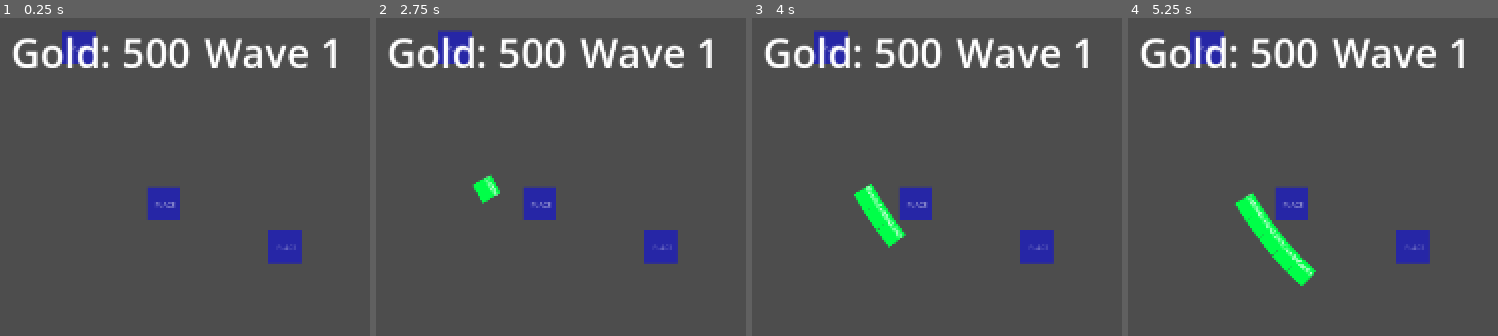
Above: before the commit, frames 1-4 (left to right).
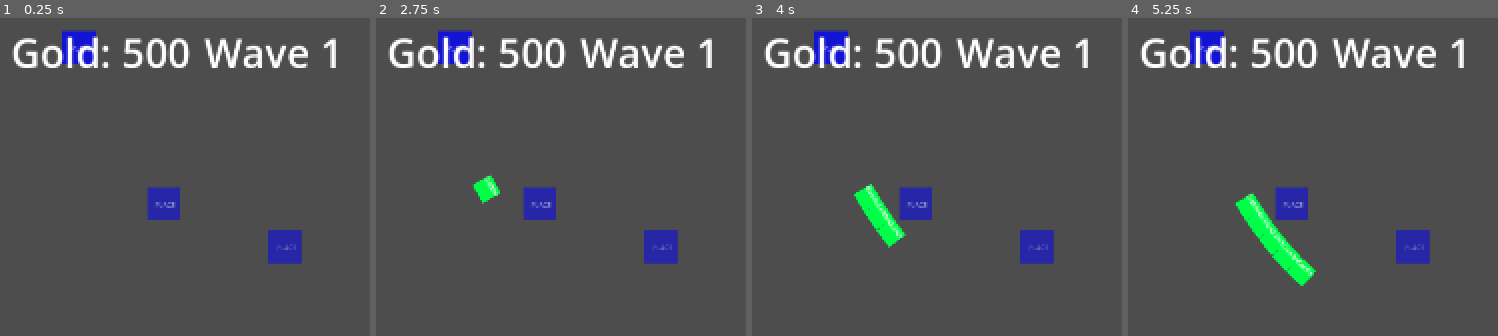
Above: after the commit, the same moments.

Repository: ookeooke/Test-1-Godot
Game: Godot game, scene res://node_2d.tscn
Two runs of this game, one before a commit and one after it. Both use one fixed random seed, a clock stepped at 60 frames per second and the inputs below.
Inputs (mouse positions are in pixels of both pictures, inside the frame that each line leads up to):
- Up to frame 1 (0.25 s): no input
- Up to frame 2 (2.75 s): tap Enter at 0.5, 2 s; drag from (660, 246) to (453, 46) at 0.52 s; tap Space at 1.25 s; drag from (538, 202) to (outside the picture) at 1.27 s; move the mouse to (453, 46) at 2.02 s; click (453, 46) at 2.17 s
- Up to frame 3 (4 s): tap Space at 2.75 s; drag from (outside the picture) to (914, 202) at 2.77 s; tap Enter at 3.5 s; move the mouse to (outside the picture) at 3.52 s; click (outside the picture) at 3.67 s
- Up to frame 4 (5.25 s): tap Space at 4.25 s; drag from (1142, 329) to (1383, 237) at 4.27 s; move the mouse to (outside the picture) at 5.02 s; click (outside the picture) at 5.17 s

The runs differ from the first frame. In frame 1, 0.7% of the frame differs, in the area x 16-26%, y 4-15%; in frame 2, 0.7%; in frame 3, 0.7%; in frame 4, 0.7%.

Commit message:
Update node_2d.tscn

Diff:
--- a/node_2d.tscn
+++ b/node_2d.tscn
@@ -63,3 +63,5 @@
 
 [node name="TowerPlacementSpot2" parent="PlacementSpots" instance=ExtResource("5_kdubu")]
 position = Vector2(202, 376)
+
+[node name="TowerPlacementSpot3" parent="PlacementSpots" instance=ExtResource("5_kdubu")]
